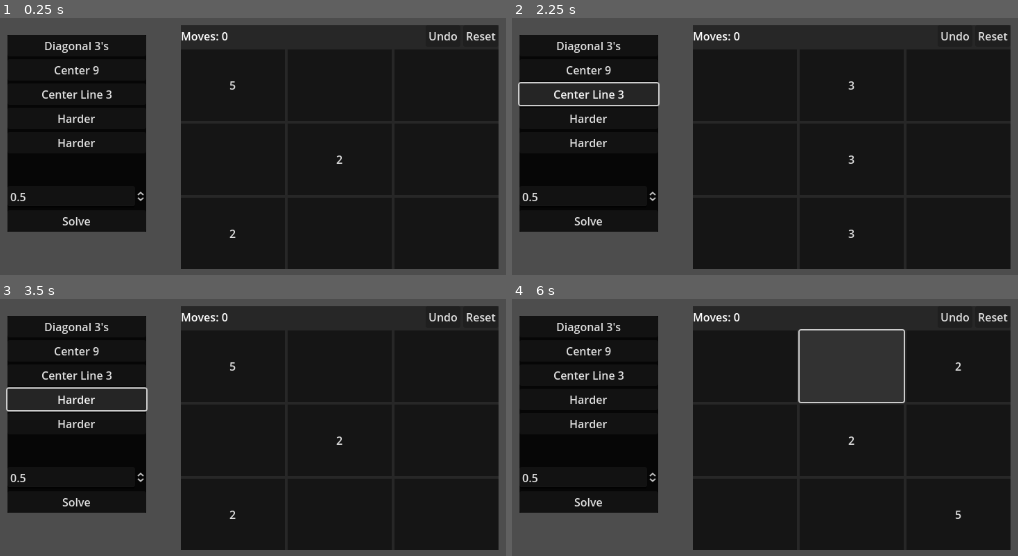
Above: before the commit, frames 1-4 (two rows, left to right).
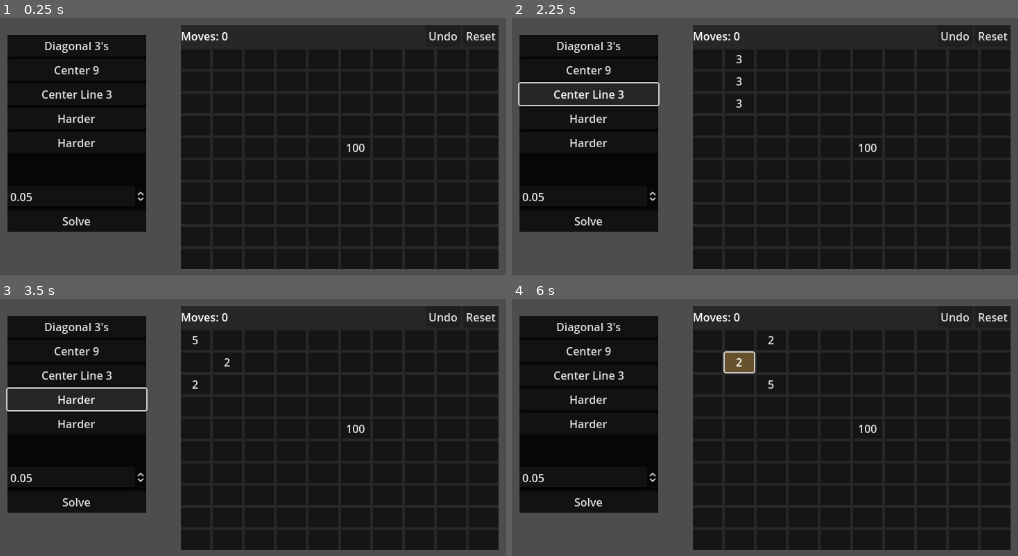
Above: after the commit, the same moments.

Repository: bitwes/StoneGridProblem
Game: Godot game, scene res://main.tscn
Two runs of this game, one before a commit and one after it. Both use one fixed random seed, a clock stepped at 60 frames per second and the inputs below.
Inputs (mouse positions are in pixels of both pictures, inside the frame that each line leads up to):
- Up to frame 1 (0.25 s): no input
- Up to frame 2 (2.25 s): click (587, 46) at 0.5 s, where only the run before the commit has a clickable "Diagonal 3's"; click (587, 69) at 1.25 s, where only the run before the commit has a clickable "Center 9"; click (587, 95) at 2 s, where only the run before the commit has a clickable "Center Line 3"
- Up to frame 3 (3.5 s): click (75, 399) at 2.75 s, where only the run before the commit has a clickable "Harder"
- Up to frame 4 (6 s): click (587, 424) at 3.5 s, where only the run before the commit has a clickable "Harder"; click "Undo" at 4.25 s; click (744, 365) at 5.02 s; click (851, 365) at 5.77 s

The runs differ from the first frame. In frame 1, 0.2% of the frame differs, in the area x 3-73%, y 24-86%; in frame 2, 0.3%; in frame 3, 0.3%; in frame 4, 5.9%, in the area x 3-89%, y 11-86%.

Commit message:
test 10x10 grid

Diff:
--- a/Main.gd
+++ b/Main.gd
@@ -11,39 +11,86 @@
 # ------------------------------------------------------------------------------
 
 
-var diag_three = [
+var three_x_three = {
+
+	diag_three = [
 		[3, 0, 0],
 		[0, 3, 0],
 		[0, 0, 3]
+	],
+
+	nine_center = [
+		[0, 0, 0],
+		[0, 9, 0],
+		[0, 0, 0]
+	],
+
+	three_center_line = [
+		[0, 3, 0],
+		[0, 3, 0],
+		[0, 3, 0]
+	],
+
+	harder = [
+		[5, 0, 0],
+		[0, 2, 0],
+		[2, 0, 0]
+	],
+
+	harder_inverse = [
+		[0, 0, 2],
+		[0, 2, 0],
+		[0, 0, 5]
+	],
+}
+
+
+var ten_x_ten = {
+	ten_center = [
+		[0, 0, 0, 0, 0, 10, 0, 0, 0, 0],
+		[0, 0, 0, 0, 0, 10, 0, 0, 0, 0],
+		[0, 0, 0, 0, 0, 10, 0, 0, 0, 0],
+		[0, 0, 0, 0, 0, 10, 0, 0, 0, 0],
+		[0, 0, 0, 0, 0, 10, 0, 0, 0, 0],
+		[0, 0, 0, 0, 0, 10, 0, 0, 0, 0],
+		[0, 0, 0, 0, 0, 10, 0, 0, 0, 0],
+		[0, 0, 0, 0, 0, 10, 0, 0, 0, 0],
+		[0, 0, 0, 0, 0, 10, 0, 0, 0, 0],
+		[0, 0, 0, 0, 0, 10, 0, 0, 0, 0],
+	],
+	hundred_center = [
+		[0, 0, 0, 0, 0, 0, 0, 0, 0, 0],
+		[0, 0, 0, 0, 0, 0, 0, 0, 0, 0],
+		[0, 0, 0, 0, 0, 0, 0, 0, 0, 0],
+		[0, 0, 0, 0, 0, 0, 0, 0, 0, 0],
+		[0, 0, 0, 0, 0, 100, 0, 0, 0, 0],
+		[0, 0, 0, 0, 0, 0, 0, 0, 0, 0],
+		[0, 0, 0, 0, 0, 0, 0, 0, 0, 0],
+		[0, 0, 0, 0, 0, 0, 0, 0, 0, 0],
+		[0, 0, 0, 0, 0, 0, 0, 0, 0, 0],
+		[0, 0, 0, 0, 0, 0, 0, 0, 0, 0],
+	],
+	various_tens = [
+		[0, 0, 0, 0, 0, 0, 0, 0, 0, 10],
+		[0, 0, 10, 0, 0, 0, 0, 0, 0, 0],
+		[0, 0, 0, 0, 0, 0, 0, 0, 10, 0],
+		[10, 0, 0, 0, 0, 0, 0, 0, 0, 0],
+		[0, 0, 0, 0, 0, 0, 10, 0, 0, 0],
+		[0, 0, 0, 10, 0, 0, 0, 0, 0, 0],
+		[0, 0, 0, 0, 0, 0, 0, 0, 0, 10],
+		[0, 0, 0, 0, 10, 0, 0, 0, 0, 0],
+		[0, 0, 0, 10, 0, 0, 0, 0, 0, 0],
+		[0, 0, 0, 0, 0, 0, 0, 0, 10, 0],
 	]
+}
 
-var nine_center = [
-	[0, 0, 0],
-	[0, 9, 0],
-	[0, 0, 0]
-]
-
-var three_center_line = [
-	[0, 3, 0],
-	[0, 3, 0],
-	[0, 3, 0]
-]
-
-var harder = [
-	[5, 0, 0],
-	[0, 2, 0],
-	[2, 0, 0]
-]
-
-var harder_inverse = [
-	[0, 0, 2],
-	[0, 2, 0],
-	[0, 0, 5]
-]
 
 func _ready():
-	$StoneGrid.set_grid_size(3)
-	$StoneGrid.populate(harder)
+	$StoneGrid.set_grid_size(10)
+	$StoneGrid.populate(ten_x_ten.hundred_center)
+
+	#$StoneGrid.set_grid_size(3)
+	#$StoneGrid.populate(three_x_three.harder)
 
 
 func solve():
@@ -60,20 +107,20 @@
 
 
 func _on_diag_threes_pressed():
-	$StoneGrid.populate(diag_three)
+	$StoneGrid.populate(three_x_three.diag_three)
 
 
 func _on_center_nine_pressed():
-	$StoneGrid.populate(nine_center)
+	$StoneGrid.populate(three_x_three.nine_center)
 
 
 func _on_center_line_three_pressed():
-	$StoneGrid.populate(three_center_line)
+	$StoneGrid.populate(three_x_three.three_center_line)
 
 
 func _on_harder_pressed():
-	$StoneGrid.populate(harder)
+	$StoneGrid.populate(three_x_three.harder)
 
 
 func _on_harder_inverse_pressed():
-	$StoneGrid.populate(harder_inverse)
+	$StoneGrid.populate(three_x_three.harder_inverse)
--- a/main.tscn
+++ b/main.tscn
@@ -53,10 +53,9 @@
 
 [node name="Delay" type="SpinBox" parent="Controls/Layout"]
 layout_mode = 2
-min_value = 0.1
-max_value = 5.0
-step = 0.1
-value = 0.5
+max_value = 2.0
+step = 0.05
+value = 0.05
 
 [node name="Solve" type="Button" parent="Controls/Layout"]
 layout_mode = 2
--- a/stone_grid.gd
+++ b/stone_grid.gd
@@ -143,7 +143,7 @@
 	var num_wrong = 0
 	for i in range(size()):
 		for j in range(size()):
-			if(_stone_buttons[i][j].stones != 1):
+			if(_stone_buttons[i][j].stones > 1):
 				num_wrong += 1
 	return num_wrong
 
